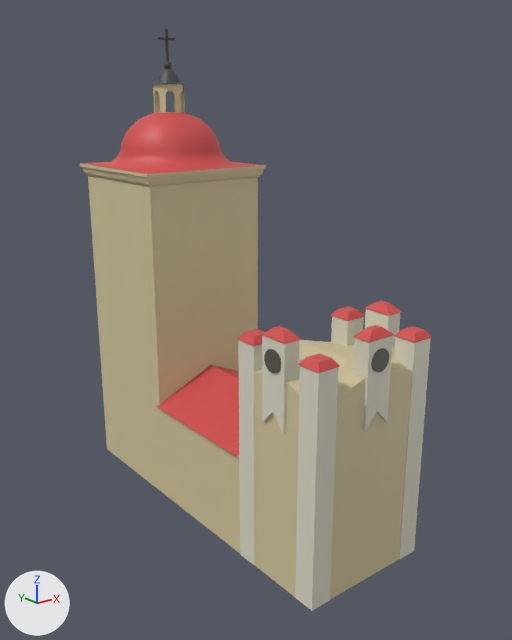
The FBX model public/fbx/ratusz.fbx: old version first, new version second.
The view is the same before and after, from a 50 mm lens placed at (-13.79, -22.07, 11.52), pointed at (0.21, -4.58, 4.52). The axes (+X, +Y, +Z) are drawn at lower left. The lights are the same throughout. The older version comes first. Where no turn or scale is listed for an object, it has been applied to the vertices.
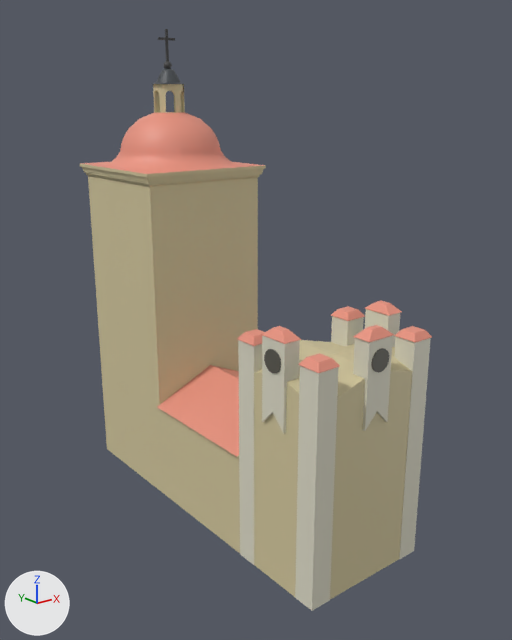
What differs and where, as boxes [x1, y1, x2, y2] in the pictures (512 x 640 px):
'Cube.002', recoloured: [81, 109, 432, 459] in both

Patch to the scene script:
```diff
--- a/public/fbx/ratusz.fbx.py
+++ b/public/fbx/ratusz.fbx.py
@@ mat_material_004 @@
 mat_material_004 = principled_material('Material.004')
-mat_material_004.base_color = (0.658, 0.0758, 0.0758)  # red #d44e4e
+mat_material_004.base_color = (0.823, 0.296, 0.216)  # pink #ea9480
```
